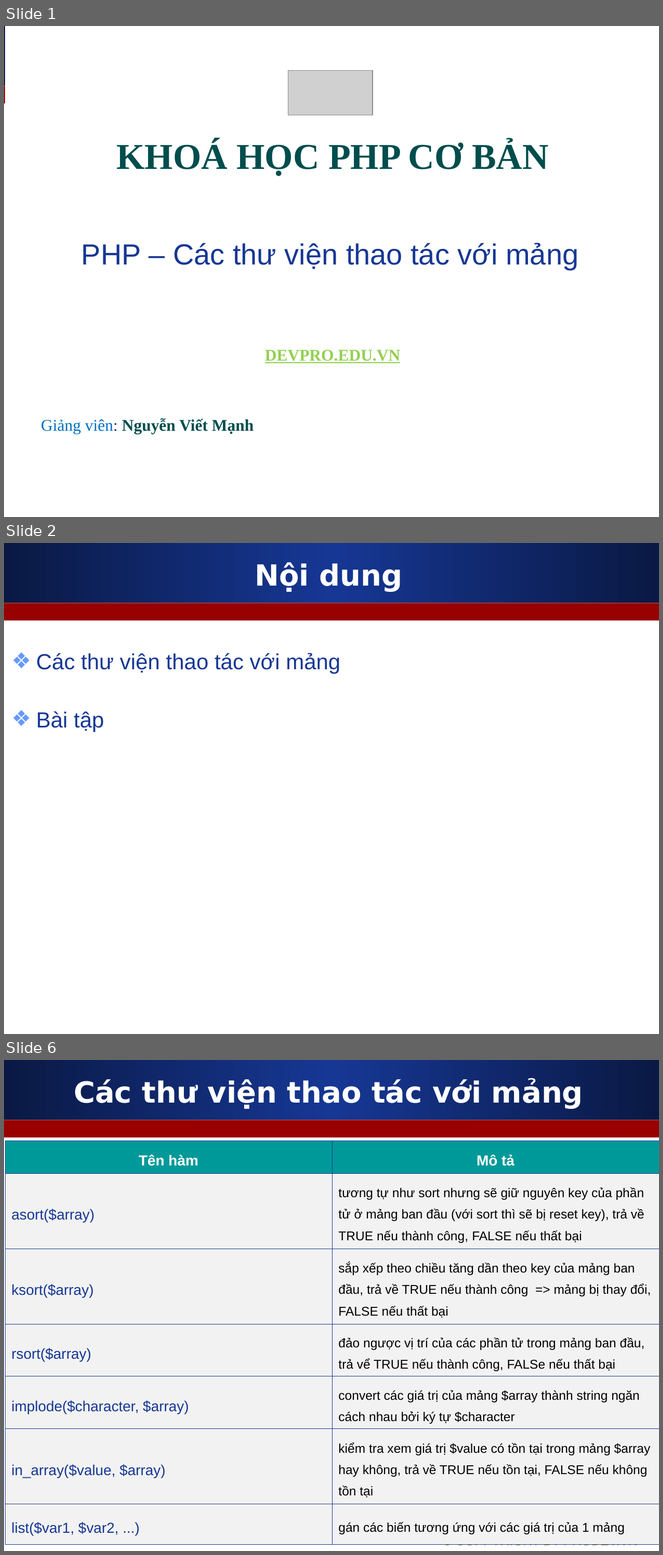
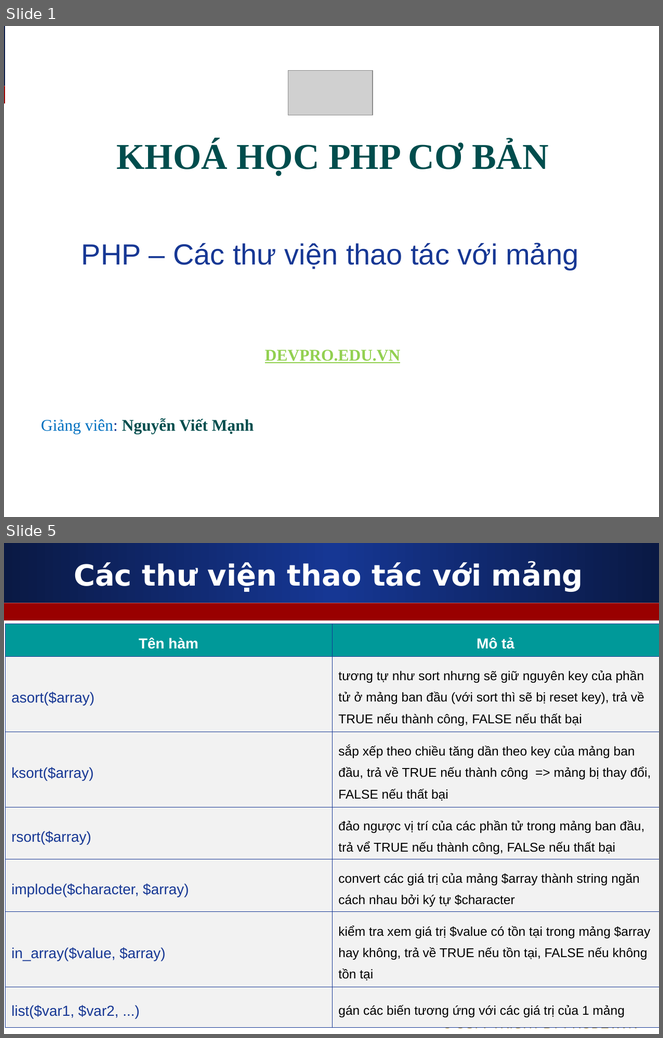
Before and after one commit to melng124/php39_devpro, a slide deck: Day13_PHP_Array/Slides/3_Array_Function_PHP.ppt. Shown one above the other, each under a label of ours: slides 1, 2 and 6 before the commit, slides 1 and 5 after it; the slides between them are not shown. The pictures are 663x1555 and 663x1038 pixels, drawn with LibreOffice and Linux fonts; fonts in the diff are those of the drawing; grey boxes stand for pictures. Boxes give left, top, right and bottom in pixels: in the first picture for what was removed or moved away, otherwise in the second. Text is boxed around its words. In the diff, an @@ line names an element or a change of style, - is before the commit and + after.

```diff
--- a/Day13_PHP_Array/Slides/3_Array_Function_PHP.ppt
+++ b/Day13_PHP_Array/Slides/3_Array_Function_PHP.ppt
@@ slide 2 removed at [4,543,659,1034], background #FFFFFF; not listed: 2 template elements that a slide beside it also shows @@
@@ title removed at [255,562,403,591] @@
-Nội dung
@@ text removed at [36,653,340,732] @@
-❖ Các thư viện thao tác với mảng
-❖ Bài tập
@@ what was slide 6 is now slide 5 @@
```
Also in this commit, not shown: 4 slides changed, 4 other files.
